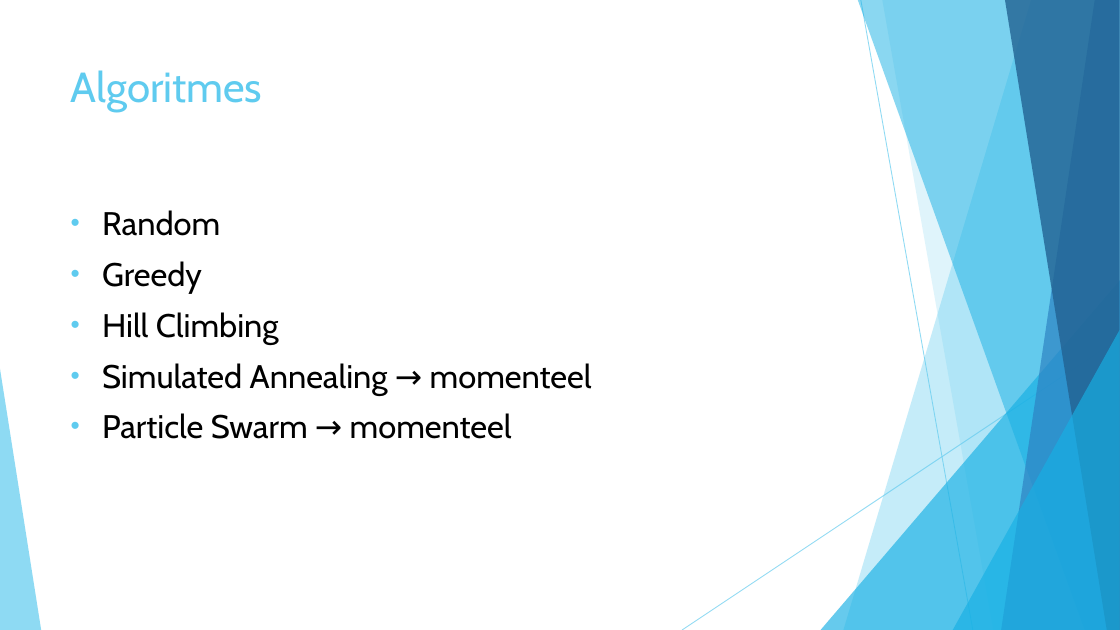
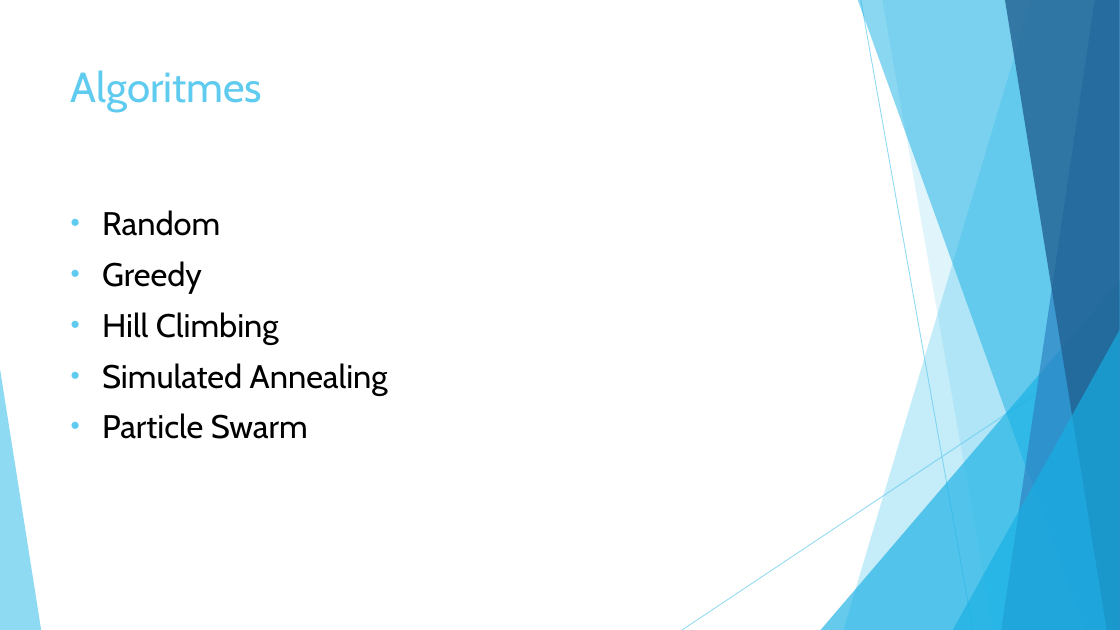
Before and after one commit to roosgreven/Heuristieken, a slide deck: slide 4 of files/presentatie heuristieken.pptx. Drawn at 1120x630 pixels with LibreOffice and Linux fonts; fonts in the diff are those of the drawing. Boxes give left, top, right and bottom in pixels: in the first picture for what was removed or moved away, otherwise in the second. Text is boxed around its words. In the diff, an @@ line names an element or a change of style, - is before the commit and + after.

```diff
--- a/files/presentatie heuristieken.pptx
+++ b/files/presentatie heuristieken.pptx
@@ text at bbox=[102, 363, 388, 439]: text changed @@
-• Simulated Annealing → momenteel
-• Particle Swarm → momenteel
+• Simulated Annealing
+• Particle Swarm
```
Also in this commit, not shown: 1 other slide changed, 3 slides added, 19 other files.
